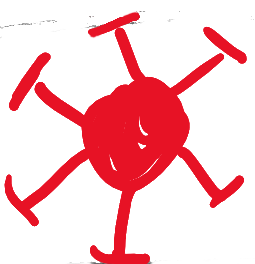
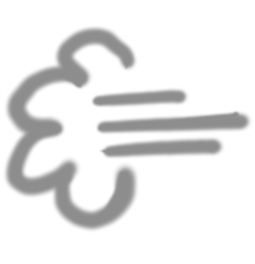
Two versions of the same layered image (255px x 264px). Layer-by-layer changes:
added group "Ebenengruppe" with 2 layers above "Eingefügte Ebene #7" over [2,24,253,234]
added layer "Transformation" in group "Ebenengruppe" over [2,24,253,234]
hid "Eingefügte Ebene #7" over [0,11,254,264]
